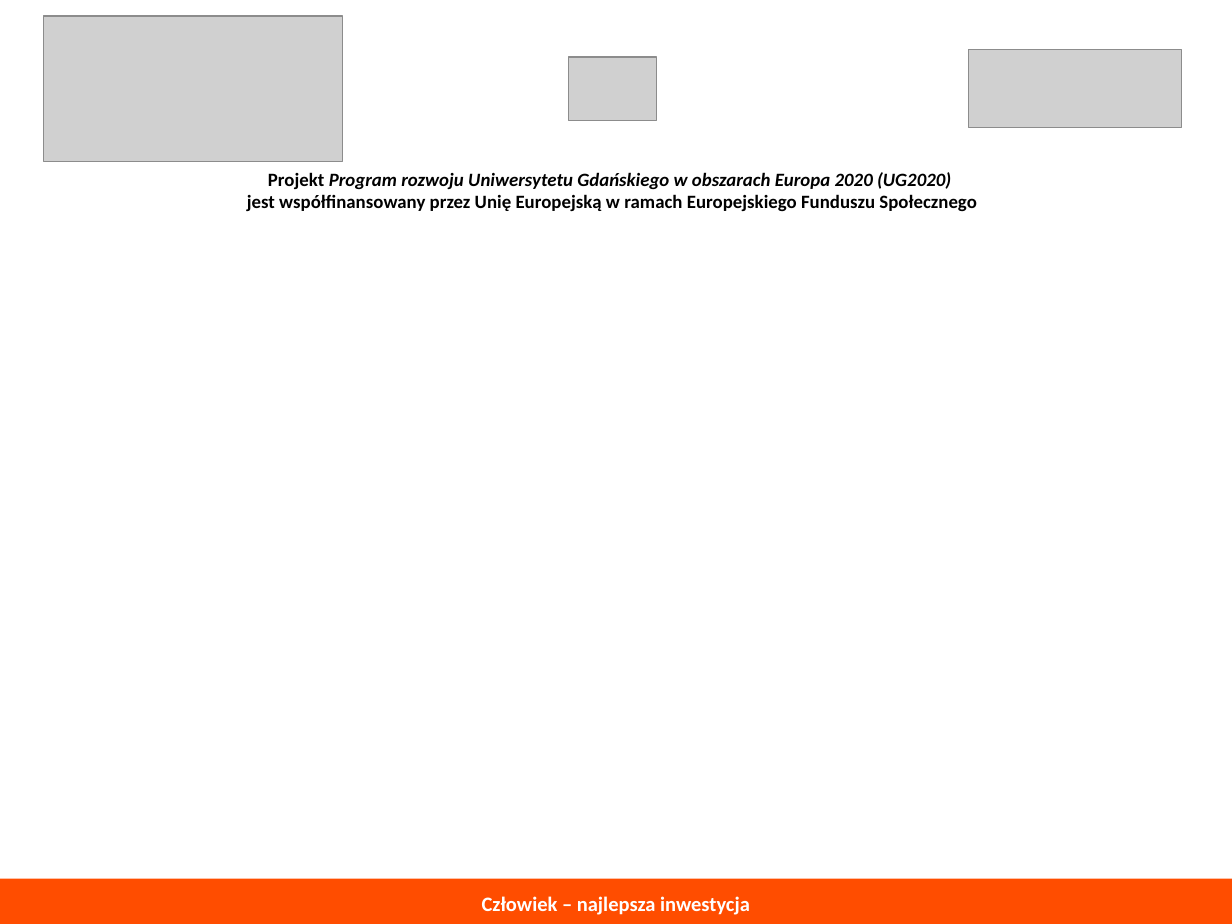
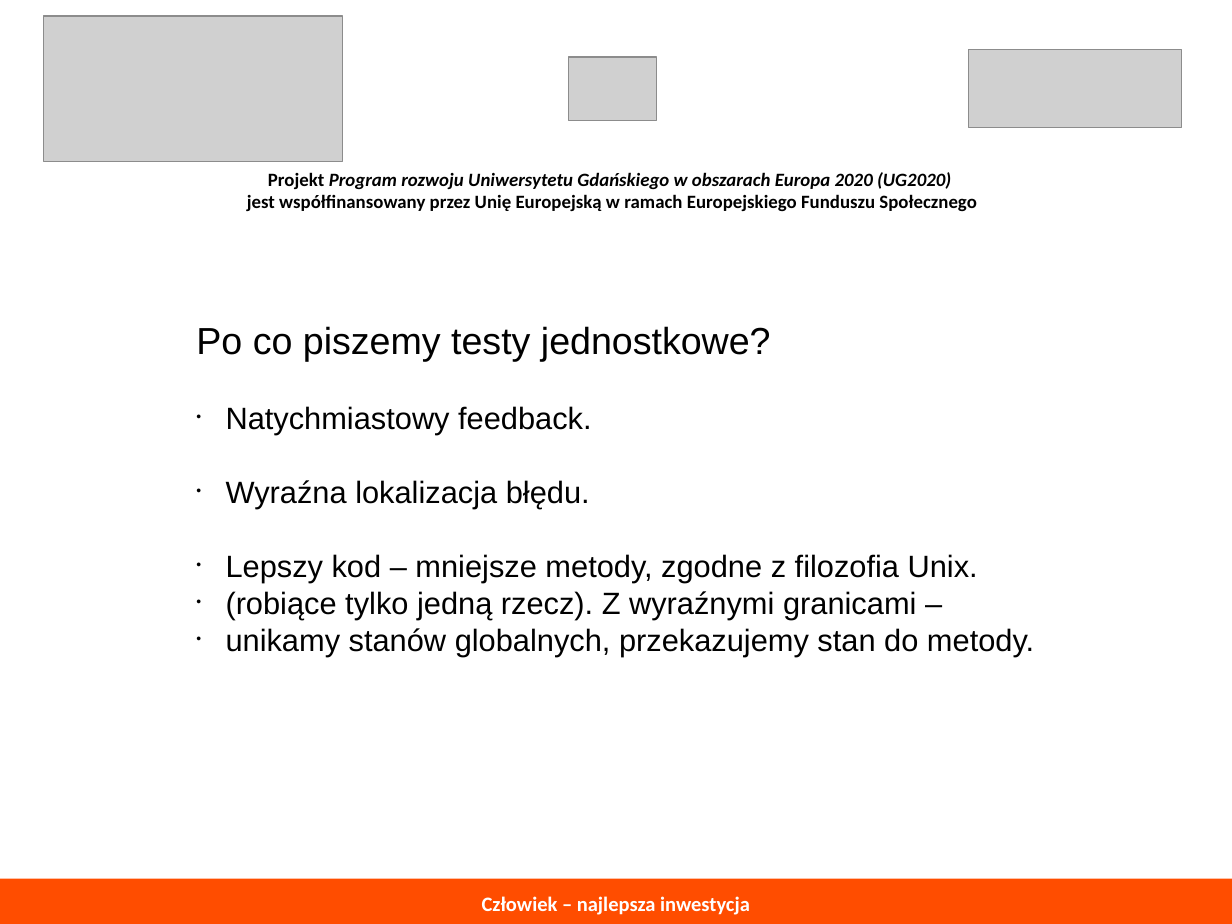
Before and after one commit to ljadanowski/syllabus-testowanie-aplikacji, a slide deck: slide 27 of todo/konspekt_wykladu.odp. Drawn at 1232x924 pixels with LibreOffice and Linux fonts; fonts in the diff are those of the drawing; grey boxes stand for pictures. Boxes give left, top, right and bottom in pixels: in the first picture for what was removed or moved away, otherwise in the second. Text is boxed around its words. In the diff, an @@ line names an element or a change of style, - is before the commit and + after.

```diff
--- a/todo/konspekt_wykladu.odp
+++ b/todo/konspekt_wykladu.odp
@@ text added at (196, 326, 1034, 656), 18 pt, text #000000 @@
+Po co piszemy testy jednostkowe?
+• Natychmiastowy feedback.
+• Wyraźna lokalizacja błędu.
+• Lepszy kod – mniejsze metody, zgodne z filozofia Unix.
+• (robiące tylko jedną rzecz). Z wyraźnymi granicami –
+• unikamy stanów globalnych, przekazujemy stan do metody.
```
Also in this commit, not shown: 1 other file.
